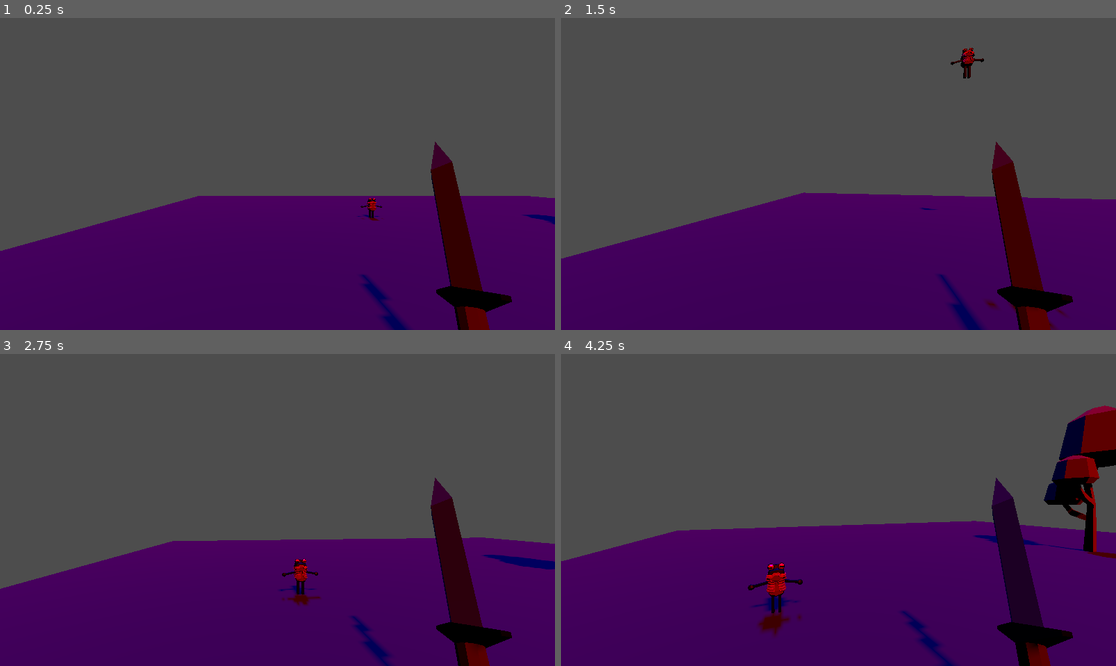
Above: before the commit, frames 1-4 (two rows, left to right).
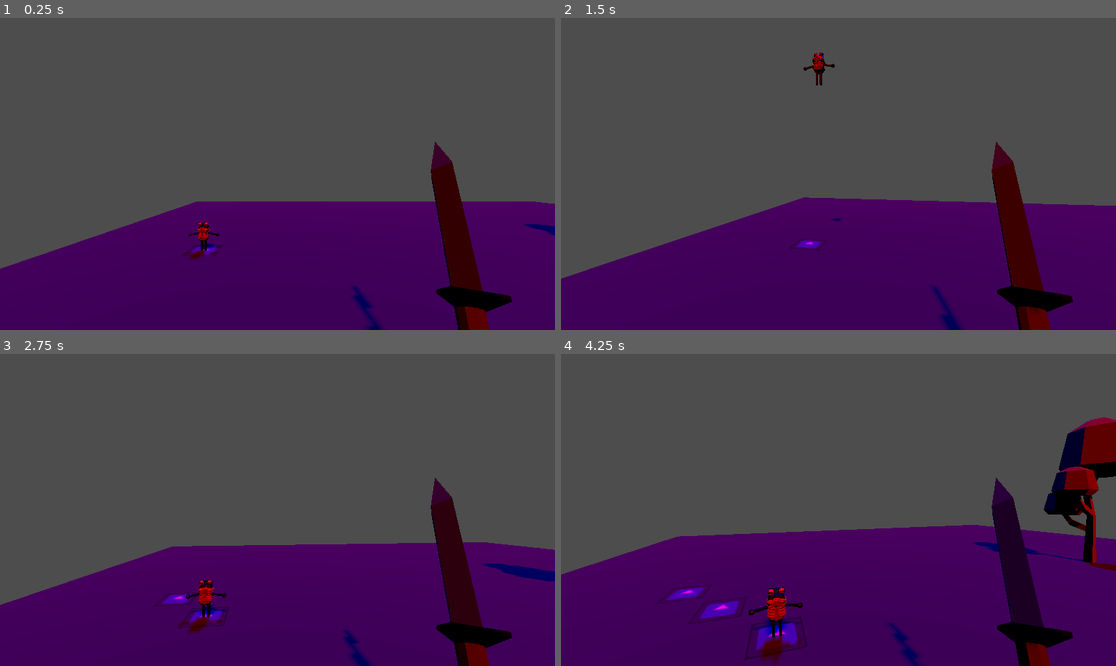
Above: after the commit, the same moments.

Repository: soetgdeznsgk/Nombre_Cherenkov
Game: Godot game, scene res://logic/scenes/escenario.tscn
The game is run twice, just before and just after one commit, with the same random seed, the same clock (stepped at 60 frames per second) and the same inputs. Before the commit the project starts from res://escenario.tscn. The engine's default icon, where the game draws it, is replaced by a stand-in: a white triangle on a blue panel in a dark square.
Inputs (mouse positions are in pixels of both pictures, inside the frame that each line leads up to):
- Up to frame 1 (0.25 s): no input
- Up to frame 2 (1.5 s): tap Enter at 0.5 s; move the mouse to (866, 174) at 0.52 s; move the mouse to (810, 174) at 1.27 s
- Up to frame 3 (2.75 s): move the mouse to (288, 503) at 2.02 s
- Up to frame 4 (4.25 s): tap Space at 2.75 s; move the mouse to (832, 516) at 2.77 s; move the mouse to (877, 513) at 3.52 s

The runs differ from the first frame. In frame 1, 3.5% of the frame differs, in the area x 0-100%, y 57-100%; in frame 2, 3.7%; in frame 3, 4.3%; in frame 4, 6.8%, in the area x 0-100%, y 16-100%.

Commit message:
reorganización del repo, primera rutina de spawneo de charcos

Diff:
--- /dev/null
+++ b/logic/ambient_scripts/floor.gd
@@ -0,0 +1,22 @@
+extends MeshInstance3D
+# Éste script funciona para todos los elementos de geometría del escenario que sirvan como
+# pisos válidos para charcos
+
+@onready var splot_ref := preload("res://logic/scenes/splot.tscn")
+
+# me costó intentar lo que hace esta función, pero aquí va:
+#	como el escenario es suceptible a ser escalado, para spawnear manchas como hijas del piso
+#	se necesita transformar las coordenadas globales (que son lo que recibirá de input la función spawn_splot)
+#	a coordenadas locales, ésta matriz lo que hace es encontrar la posición relativa de
+@onready var adjustmentMatrix : Transform3D = transform.affine_inverse()
+
+
+
+func _ready() -> void:
+	GlobalInfo.rana_impacta.connect(spawn_splot)
+
+func spawn_splot(v : Vector3) -> void:
+	var nsplot : Node3D = splot_ref.instantiate()
+	nsplot.position = v * adjustmentMatrix
+	nsplot.position.y += 0.6 # para evitar montonera, hay que implementar una rutina de sobreposición en splot.tscn
+	add_child(nsplot)
--- a/rana.gd
+++ b/logic/ambient_scripts/rana.gd
@@ -16,7 +16,7 @@
 
 func _ready() -> void:
 	change_target()
-	print("Rana : initial target position: ", navRef.target_position)
+	#print("Rana : initial target position: ", navRef.target_position)
 
 
 func _physics_process(delta: float) -> void:
@@ -24,8 +24,6 @@
 	if time <= 1 and is_jumping:
 		time += delta
 		position = jump_bezier(time)
-
-
 
 
 func jump_bezier(t : float) -> Vector3: # ésta curva describe el movimiento parabólico de la rana al saltar
@@ -43,10 +41,12 @@
 func _on_body_entered(body: Node3D) -> void: # xq el escenario es un staticbody
 	if body.is_in_group("Ambiente"):
 		reset_jump()
+		GlobalInfo.on_aterrizaje_rana(position)
+
 
 func change_target() -> void:
 	navRef.target_position = get_tree().get_nodes_in_group("NodosNavegacion").pick_random().position
-	print("Rana: cambio de objetivo")
+	#print("Rana: cambio de objetivo")
 
 func reset_jump():
 	is_jumping = false
@@ -54,9 +54,9 @@
 	timer.start()
 
 func restart_jump() -> void: # timer llama ésto cuando se agota
-	print("Rana: reinicia salto")
+	#print("Rana: reinicia salto")
 	is_jumping = true
 	starting_position = position
 	jump_peak = jump_direction + ((position + navRef.get_next_path_position()) / 2)
 	desired_position = GeometricToolbox.y_offset_vector_to_0(navRef.get_next_path_position())
-	print(desired_position)
+	#print("Rana va a: ",desired_position)
--- a/global_info.gd
+++ b/logic/global_scripts/global_info.gd
@@ -3,6 +3,8 @@
 static var playerPosition : Vector3
 @onready var refPlayer : CharacterBody3D = get_tree().get_nodes_in_group("Jugador").front()
 var timerPosPJ : Timer
+
+signal rana_impacta
 
 func _init() -> void:
 	timerPosPJ = Timer.new()
@@ -14,3 +16,8 @@
 func recuperar_posicion_jugador() -> void:
 	playerPosition = refPlayer.position
 	timerPosPJ.start()
+
+func on_aterrizaje_rana(v : Vector3) -> Vector3:
+	v = GeometricToolbox.y_offset_vector_to_0(v)
+	rana_impacta.emit(v)
+	return v
--- a/escenario.tscn
+++ b/logic/scenes/escenario.tscn
@@ -1,9 +1,10 @@
-[gd_scene load_steps=9 format=3 uid="uid://koqv2tici8g"]
+[gd_scene load_steps=10 format=3 uid="uid://koqv2tici8g"]
 
-[ext_resource type="ArrayMesh" uid="uid://ylflb3vcbrgg" path="res://GodotActionRPG-Assets/Models/Environment/naturePack_001.obj" id="1_0s11j"]
-[ext_resource type="ArrayMesh" uid="uid://7xulkk7l1eid" path="res://GodotActionRPG-Assets/Models/Environment/naturePack_066.obj" id="2_5bn71"]
-[ext_resource type="PackedScene" uid="uid://bnl1k0w4e64he" path="res://jugador.tscn" id="3_hwlwf"]
-[ext_resource type="PackedScene" uid="uid://bssh5jmisvkq6" path="res://rana.tscn" id="3_im530"]
+[ext_resource type="PackedScene" uid="uid://bnl1k0w4e64he" path="res://logic/scenes/jugador.tscn" id="1_2ygyh"]
+[ext_resource type="ArrayMesh" uid="uid://7xulkk7l1eid" path="res://GodotActionRPG-Assets/Models/Environment/naturePack_066.obj" id="2_p6qef"]
+[ext_resource type="ArrayMesh" uid="uid://ylflb3vcbrgg" path="res://GodotActionRPG-Assets/Models/Environment/naturePack_001.obj" id="3_hr8na"]
+[ext_resource type="Script" path="res://logic/ambient_scripts/floor.gd" id="4_wwktb"]
+[ext_resource type="PackedScene" uid="uid://bssh5jmisvkq6" path="res://logic/scenes/rana.tscn" id="5_kclw8"]
 
 [sub_resource type="NavigationMesh" id="NavigationMesh_inggj"]
 vertices = PackedVector3Array(19.2556, 0.459089, -17.2516, 20.0056, 0.459089, -17.5016, 20.0056, 0.459089, -29.5016, 0. …(435 unchanged characters)…
@@ -34,7 +35,10 @@
 shadow_enabled = true
 shadow_bias = 0.0
 
-[node name="Jugador" parent="." instance=ExtResource("3_hwlwf")]
+[node name="Rana" parent="." instance=ExtResource("5_kclw8")]
+transform = Transform3D(1, 0, 0, 0, 1, 0, 0, 0, 1, 4.83935, 0, -18.1291)
+
+[node name="Jugador" parent="." instance=ExtResource("1_2ygyh")]
 transform = Transform3D(1, 0, 0, 0, 1, 0, 0, 0, 1, 7.19956, 1.46529, -11.5975)
 
 [node name="NavigationRegion3D" type="NavigationRegion3D" parent="."]
@@ -56,16 +60,16 @@
 
 [node name="NaturePack001" type="MeshInstance3D" parent="NavigationRegion3D/Geometría"]
 transform = Transform3D(10, 0, 0, 0, 1, 0, 0, 0, 10, 0.00555933, -0.290911, -0.00155234)
-mesh = ExtResource("1_0s11j")
+rotation_edit_mode = 2
+mesh = ExtResource("3_hr8na")
 skeleton = NodePath("../../..")
+script = ExtResource("4_wwktb")
 
 [node name="StaticBody3D" type="StaticBody3D" parent="NavigationRegion3D/Geometría/NaturePack001" groups=["Ambiente"]]
+rotation_edit_mode = 2
 
 [node name="CollisionShape3D" type="CollisionShape3D" parent="NavigationRegion3D/Geometría/NaturePack001/StaticBody3D"]
 shape = SubResource("ConcavePolygonShape3D_ptdvs")
-
-[node name="Rana" parent="." instance=ExtResource("3_im530")]
-transform = Transform3D(1, 0, 0, 0, 1, 0, 0, 0, 1, 11.511, -0.0168341, -20.92)
 
 [node name="NodosDeNavegacion" type="Node" parent="."]
 
--- a/jugador.tscn
+++ b/logic/scenes/jugador.tscn
@@ -20,7 +20,7 @@
 	if (Input.is_action_pressed(\"MoveR\")):
 		moveSpeed += $\".\".up_direction.cross(direction)
 	velocity = moveSpeed.normalized() * 10
-	velocity.y -= gravity
+	#velocity.y -= gravity
 	move_and_slide()
 "
 
--- a/rana.tscn
+++ b/logic/scenes/rana.tscn
@@ -1,7 +1,7 @@
 [gd_scene load_steps=4 format=3 uid="uid://bssh5jmisvkq6"]
 
 [ext_resource type="PackedScene" uid="uid://b6w8j16eimh6c" path="res://low_poly_frog/scene.gltf" id="1_fmd61"]
-[ext_resource type="Script" path="res://rana.gd" id="1_q8mnp"]
+[ext_resource type="Script" path="res://logic/ambient_scripts/rana.gd" id="1_q8mnp"]
 
 [sub_resource type="BoxShape3D" id="BoxShape3D_clbxc"]
 
@@ -23,18 +23,6 @@
 one_shot = true
 autostart = true
 
-[node name="pico_salto_debug" type="MeshInstance3D" parent="."]
-skeleton = NodePath("../Timer")
-
-[node name="prox_paso_debug" type="MeshInstance3D" parent="."]
-skeleton = NodePath("../Timer")
-
-[node name="q0_lerp_debug" type="MeshInstance3D" parent="."]
-skeleton = NodePath("../Timer")
-
-[node name="q1_lerp_debug" type="MeshInstance3D" parent="."]
-skeleton = NodePath("../Timer")
-
 [connection signal="area_entered" from="." to="." method="_on_area_entered"]
 [connection signal="body_entered" from="." to="." method="_on_body_entered"]
 [connection signal="timeout" from="Timer" to="." method="restart_jump"]
--- /dev/null
+++ b/logic/scenes/splot.tscn
@@ -0,0 +1,24 @@
+[gd_scene load_steps=5 format=3 uid="uid://bvsuhho1i86dg"]
+
+[ext_resource type="Texture2D" uid="uid://dy0651v37mfxf" path="res://icon.svg" id="1_0756d"]
+
+[sub_resource type="QuadMesh" id="QuadMesh_4toat"]
+
+[sub_resource type="StandardMaterial3D" id="StandardMaterial3D_ofslm"]
+albedo_texture = ExtResource("1_0756d")
+
+[sub_resource type="CylinderShape3D" id="CylinderShape3D_elab6"]
+height = 0.0292323
+
+[node name="splot" type="Node3D" groups=["Charcos"]]
+transform = Transform3D(0.1, 0, 0, 0, 0.1, 0, 0, 0, 0.1, 0, 0, 0)
+
+[node name="MeshInstance3D" type="MeshInstance3D" parent="."]
+transform = Transform3D(1, 0, 0, 0, 1.19249e-08, 1, 0, -1, 1.19249e-08, 0, 0, 0)
+mesh = SubResource("QuadMesh_4toat")
+surface_material_override/0 = SubResource("StandardMaterial3D_ofslm")
+
+[node name="Area3D" type="Area3D" parent="."]
+
+[node name="CollisionShape3D" type="CollisionShape3D" parent="Area3D"]
+shape = SubResource("CylinderShape3D_elab6")
--- a/project.godot
+++ b/project.godot
@@ -11,20 +11,21 @@
 [application]
 
 config/name="Proyecto 3D"
-run/main_scene="res://escenario.tscn"
+run/main_scene="res://logic/scenes/escenario.tscn"
 config/features=PackedStringArray("4.3", "Forward Plus")
 config/icon="res://icon.svg"
 
 [autoload]
 
-GlobalInfo="*res://global_info.gd"
-GeometricToolbox="*res://geometric_toolbox.gd"
+GlobalInfo="*res://logic/global_scripts/global_info.gd"
+GeometricToolbox="*res://logic/global_scripts/geometric_toolbox.gd"
 
 [global_group]
 
 Jugador="Referencia al nodo jugador"
 NodosNavegacion=""
 Ambiente=""
+Charcos=""
 
 [input]
 
Renamed: geometric_toolbox.gd -> logic/global_scripts/geometric_toolbox.gd
Not shown: 1 places in logic/scenes/escenario.tscn that only renumber resources
